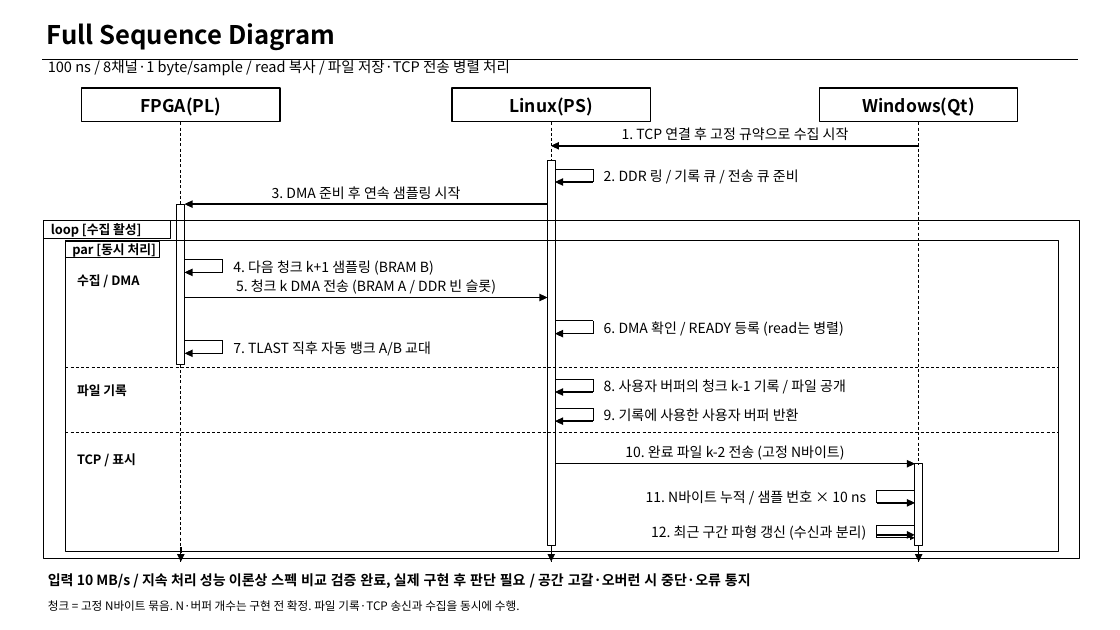
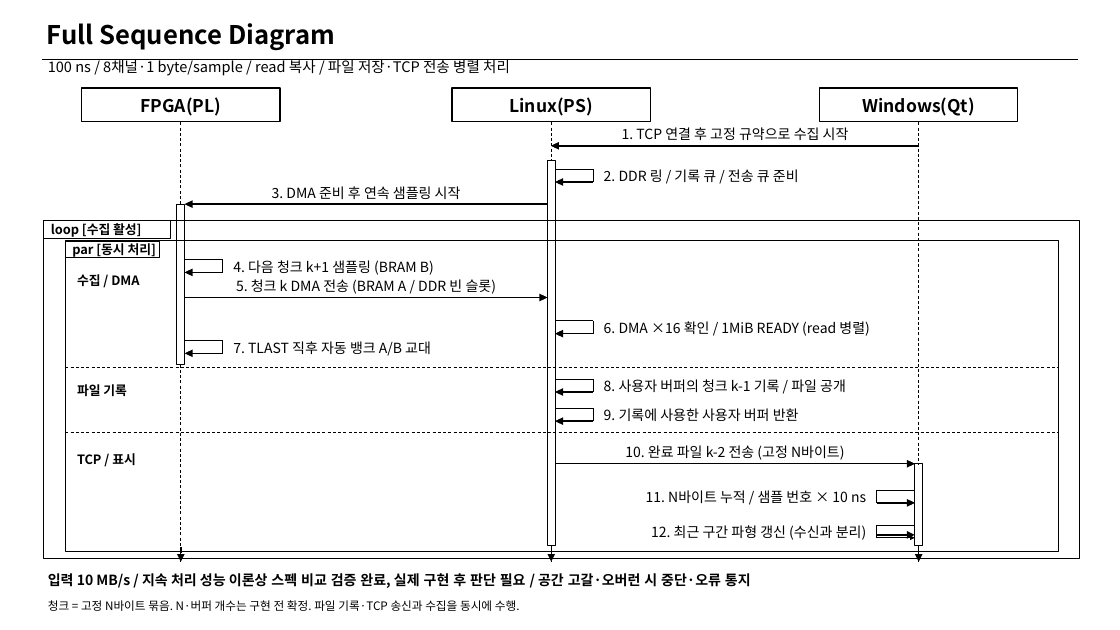
Before and after one commit to shinyuji/lucky_kernel, a slide deck: slide 2 of docs/FPGA_Linux_Qt_Sequence_Diagram.pptx. Drawn at 1120x630 pixels with LibreOffice and Linux fonts; fonts in the diff are those of the drawing. Boxes give left, top, right and bottom in pixels: in the first picture for what was removed or moved away, otherwise in the second. Text is boxed around its words. In the diff, an @@ line names an element or a change of style, - is before the commit and + after.

```diff
--- a/docs/FPGA_Linux_Qt_Sequence_Diagram.pptx
+++ b/docs/FPGA_Linux_Qt_Sequence_Diagram.pptx
@@ text at box(604, 321, 869, 336): text changed @@
-6. DMA 확인 / READY 등록 (read는 병렬)
+6. DMA ×16 확인 / 1MiB READY (read 병렬)
```
Also in this commit, not shown: 5 other slides changed.
